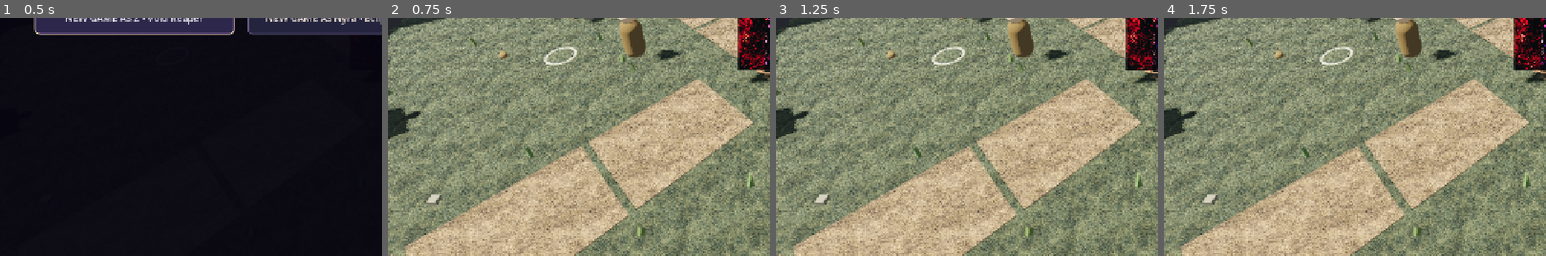
Above: before the commit, frames 1-4 (left to right).
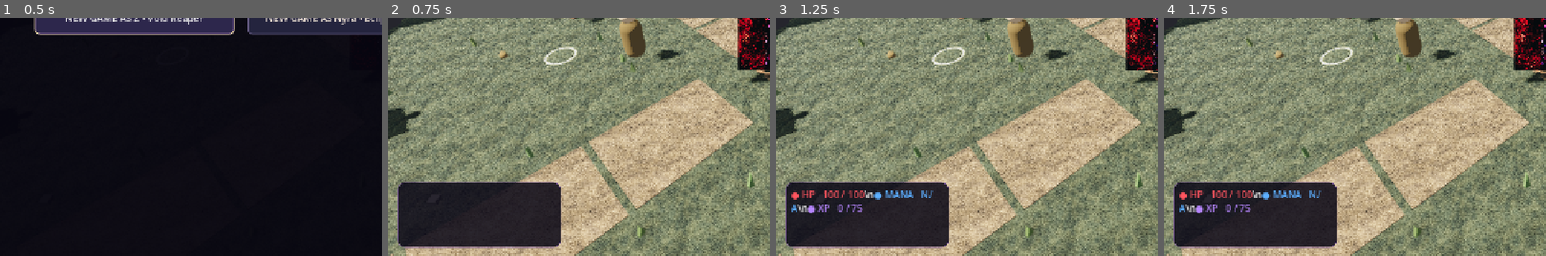
Above: after the commit, the same moments.

Repository: ericgantor-cyber/Moonfall
Game: Godot game, scene res://scenes/main.tscn
Same seed, same stepped clock (60 frames per second), same inputs: the game is played once before the commit and once after it.
Inputs:
- Up to frame 1 (0.5 s): no input
- Up to frame 2 (0.75 s): click "NEW GAME AS Z • Void Reaper" at 0.5 s
- Up to frame 3 (1.25 s): no input
- Up to frame 4 (1.75 s): click "INTERACT / LOOT" at 1.25 s
The pictures show only the part of the screen within x 0-50%, y 50-100%; the shares and areas given below are measured in that part.

Frame 1 is identical in both runs. In frame 2, 12% of the frame differs, in the area x 2-46%, y 68-97%; in frame 3, 12%; in frame 4, 12%.

Commit message:
feat(hud): add color-coded live HP/XP and honest mana placeholder

Diff:
--- a/godot-v38/scripts/native_v38_0.gd
+++ b/godot-v38/scripts/native_v38_0.gd
@@ -11,10 +11,14 @@
 var v383_fps_samples:Array[int]=[]
 var v383_combat_fps_samples:Array[int]=[]
 var v383_peak_hostiles:int=0
+var v384_vitals_panel:PanelContainer
+var v384_vitals_label:RichTextLabel
+var v384_vitals_elapsed:float=0.0
 
 func _ready()->void:
  super._ready()
  _v380_build_status_panel()
+ _v384_build_vitals()
 
 func _build_ui()->void:
  super._build_ui()
@@ -54,6 +58,43 @@
  v380_status_panel.add_child(v380_status_text)
  v380_status_panel.visible=false
 
+func _v384_build_vitals()->void:
+ var layer:CanvasLayer=get_node_or_null("NativeAtlasUI") as CanvasLayer
+ if not is_instance_valid(layer):return
+ v384_vitals_panel=PanelContainer.new()
+ v384_vitals_panel.name="V384_Vitals"
+ v384_vitals_panel.set_anchors_preset(Control.PRESET_BOTTOM_LEFT)
+ v384_vitals_panel.offset_left=16.0
+ v384_vitals_panel.offset_right=290.0
+ v384_vitals_panel.offset_top=-124.0
+ v384_vitals_panel.offset_bottom=-14.0
+ v384_vitals_panel.mouse_filter=Control.MOUSE_FILTER_IGNORE
+ var backdrop:=StyleBoxFlat.new()
+ backdrop.bg_color=Color(0.045,0.035,0.09,0.86)
+ backdrop.border_color=Color(0.47,0.34,0.58,0.9)
+ backdrop.set_border_width_all(1)
+ backdrop.set_corner_radius_all(12)
+ backdrop.set_content_margin_all(9)
+ v384_vitals_panel.add_theme_stylebox_override("panel",backdrop)
+ layer.add_child(v384_vitals_panel)
+ v384_vitals_label=RichTextLabel.new()
+ v384_vitals_label.name="V384_VitalsText"
+ v384_vitals_label.bbcode_enabled=true
+ v384_vitals_label.scroll_active=false
+ v384_vitals_label.mouse_filter=Control.MOUSE_FILTER_IGNORE
+ v384_vitals_label.add_theme_font_size_override("normal_font_size",16)
+ v384_vitals_panel.add_child(v384_vitals_label)
+ v384_vitals_panel.visible=false
+
+func _v384_refresh_vitals()->void:
+ if not is_instance_valid(v384_vitals_label):return
+ var health:int=roundi(maxf(0.0,hp))
+ var health_max:int=maxi(1,roundi(max_hp))
+ var experience:int=maxi(0,hero_xp)
+ var experience_target:int=maxi(1,hero_xp_to_next)
+ # There is no actual mana resource in this build; never fabricate its value.
+ v384_vitals_label.text="[color=#ff555f]● HP   %d / %d[/color]\\n[color=#5caeff]● MANA   N/A[/color]\\n[color=#b786ff]● XP   %d / %d[/color]" % [health,health_max,experience,experience_target]
+
 func _unhandled_key_input(event:InputEvent)->void:
  if event is InputEventKey and event.pressed and not event.echo and event.keycode==KEY_F2 and hero_playing and not menu_open:
   v380_status_enabled=not v380_status_enabled
@@ -68,6 +109,14 @@
 
 func _process(delta:float)->void:
  super._process(delta)
+ if is_instance_valid(v384_vitals_panel):
+  var vitals_visible:bool=hero_playing and not death_active and not menu_open
+  v384_vitals_panel.visible=vitals_visible
+  if vitals_visible:
+   v384_vitals_elapsed+=minf(delta,0.15)
+   if v384_vitals_elapsed>=0.25:
+    v384_vitals_elapsed=0.0
+    _v384_refresh_vitals()
  if not is_instance_valid(v380_status_panel):return
  var visible_now:bool=v380_status_enabled and hero_playing and not death_active and not menu_open
  v380_status_panel.visible=visible_now
